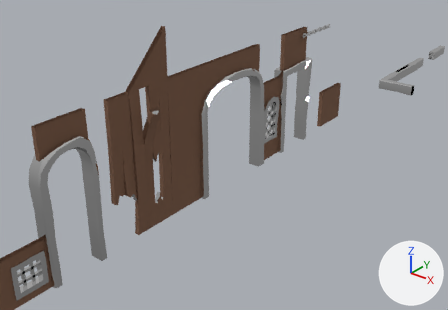
The FBX model Assets/Art/Models/Environment/Architecture/Woodwall Modules.fbx as it was, and as the next commit left it.
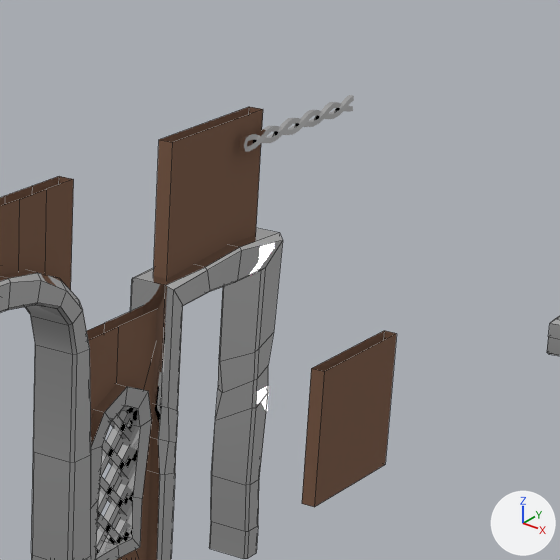
Each version appears first from a 50 mm lens placed at (-12.09, -1.11, 6.84), pointed at (-20.89, 9.89, 0.02), and next in a close-up on the part from 54% to 85% of the width and 0% to 45% of the height. The lights are fixed; the arrows at lower right show +X, +Y and +Z. The close-ups show mesh edges as thin lines. Where no turn or scale is listed for an object, it has been applied to the vertices. Vertices at the same position are counted once.

Objects in the first close-up: 'WallDecorationCarving', 'WallWoodDoorWayDouble', 'WallWoodDoorWayRectangular', 'WallWoodStretchable', 'WallWoodWindow'.
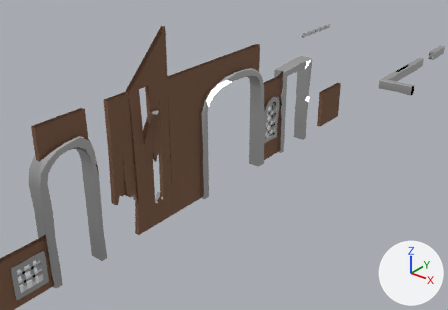
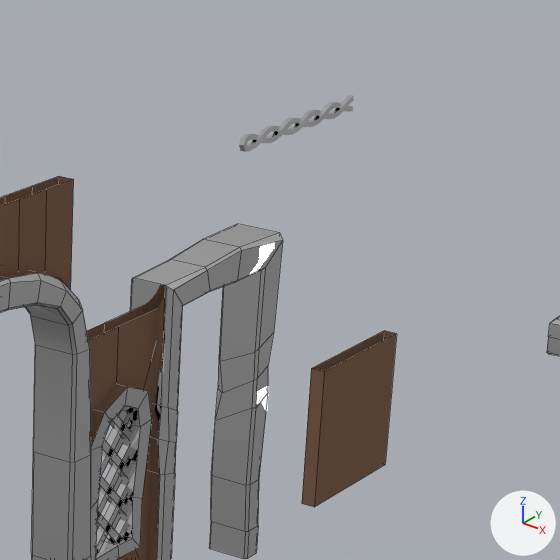
What the commit changed:
me_wallwooddoorwayrectangular_001 has 120 vertices, 109 faces and spans x -0.19..0.18, y -0.6..0.64, z 0.0..3.0.
me_wallwooddoorwayrectangular_001 is used by ob_wallwooddoorwayrectangular; location (-20.0, 11.5, 0.0).
me_wallwooddoorwayrectangular_001 no longer uses material mat_wallplanks (brown #7c5a45).
me_wallwooddoorwayrectangular_001 part 1: the loose piece of 8 vertices spanning x -0.05..0.05, y -0.5..0.5, z 2.15..3.0 is deleted.

Changed parts and their boxes [x1, y1, x2, y2] in the close-ups (560 x 560 px):
'WallWoodDoorWayRectangular', reshaped
    before: [130, 107, 283, 560]
    after: [130, 224, 283, 560]
part 1 of me_wallwooddoorwayrectangular_001, deleted (brown)
    before: [153, 107, 263, 279]
